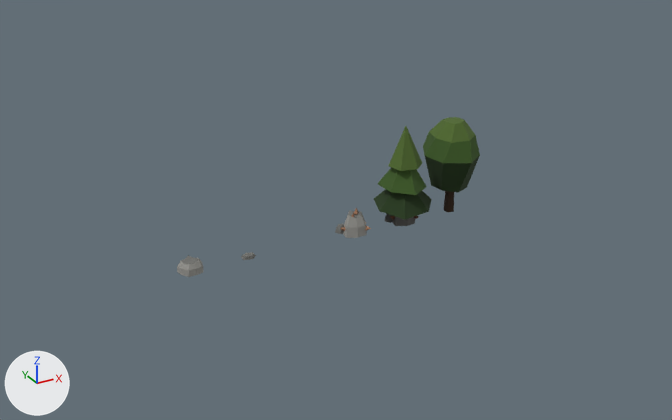
The glTF model assets/props/props.glb as it was, and as the next commit left it.
Before and after are seen from a 50 mm lens placed at (-2.82, -40.25, 8.23), pointed at (5.7, -24.75, 0.48). The axes (+X, +Y, +Z) are drawn at lower left. The lights are the same throughout. The picture after the commit comes second.

In view in the first picture: 'ore', 'ore_dim', 'rock', 'stone', 'tree3d_w2', 'tree3d_w3'.
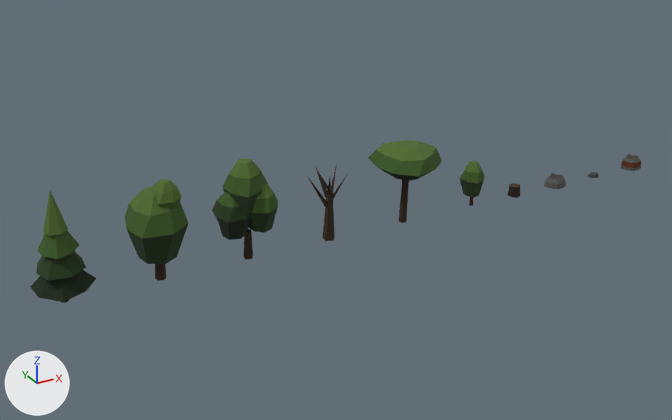
Changed parts and their boxes (x1, y1, x2, y2) in the pictures (672 x 420 px):
'tree_oak', added
    after: (125, 179, 188, 281)
'tree_cluster', added
    after: (212, 158, 278, 260)
'tree_pine', added
    after: (30, 191, 96, 303)
'tree3d_w3', deleted
    before: (423, 117, 480, 212)
'tree3d_w2', deleted
    before: (374, 126, 432, 220)
'tree_umbrella', added
    after: (368, 140, 442, 223)
'ore', recoloured, moved
    before: (335, 208, 371, 238)
    after: (621, 154, 641, 171)
'tree_bare', added
    after: (307, 164, 349, 241)
'tree_young', added
    after: (460, 161, 485, 206)
'rock', recoloured, moved
    before: (177, 255, 203, 277)
    after: (544, 173, 566, 189)
'ore_dim', deleted
    before: (385, 214, 419, 226)
'stump', added
    after: (507, 183, 520, 198)
'stone', moved
    before: (241, 252, 256, 260)
    after: (587, 172, 598, 178)

The change, as a list of edits to the scene's bpy script:
```text
Change mat_p_rock:
    mat_p_rock.base_color: (0.29, 0.287, 0.265) -> (0.089, 0.089, 0.082)  # grey #93928d -> dark grey #545451
Change ob_stone:
    ob_stone.location: (3.6, -25.0, 0.0) -> (12.6, -25.0, 0.0)
Change ob_ore:
    ob_ore.location: (6.0, -25.0, 0.0) -> (13.8, -25.0, 0.0)
Remove ob_ore_dim:
    ob_ore_dim = bpy.data.objects.new('ore_dim', me_ore_dim)
Change ob_rock:
    ob_rock.location: (2.4, -25.0, 0.0) -> (11.4, -25.0, 0.0)
Remove ob_tree3d_w2:
    ob_tree3d_w2 = bpy.data.objects.new('tree3d_w2', me_tree3d_w2)
Remove ob_tree3d_w3:
    ob_tree3d_w3 = bpy.data.objects.new('tree3d_w3', me_tree3d_w3)
Add ob_stump:
    ob_stump = bpy.data.objects.new('stump', me_stump)  # 21 vertices, 38 faces; spans x -0.142..0.166, y -0.162..0.154, z 0.0..0.24; in mat_p_trunk_d (black #21160d), mat_p_trunk_l (brown #453321)
    ob_stump.location = (10.2, -25.0, 0.0)
Add ob_tree_young:
    ob_tree_young = bpy.data.objects.new('tree_young', me_tree_young)  # 38 vertices, 68 faces; spans x -0.257..0.307, y -0.301..0.276, z 0.0..1.02; in mat_t3_leaf (dark green #3b5823), mat_t3_leaf_d (dark green #233817), mat_t3_leaf_l (dark green #50692d), mat_t3_trunk (brown #362517)
    ob_tree_young.location = (9.0, -25.0, 0.0)
Add ob_tree_umbrella:
    ob_tree_umbrella = bpy.data.objects.new('tree_umbrella', me_tree_umbrella)  # 46 vertices, 84 faces; spans x -0.65..0.86, y -0.81..0.74, z 0.0..1.74; in mat_t3_leaf (dark green #3b5823), mat_t3_leaf_l (dark green #50692d), mat_p_leaf_dd (black #152610), mat_t3_trunk (brown #362517)
    ob_tree_umbrella.location = (7.2, -25.0, 0.0)
Add ob_tree_bare:
    ob_tree_bare = bpy.data.objects.new('tree_bare', me_tree_bare)  # 40 vertices, 52 faces; spans x -0.5..0.35, y -0.3..0.36, z 0.0..1.56; in mat_t3_trunk (brown #362517), mat_p_trunk_d (black #21160d)
    ob_tree_bare.location = (5.4, -25.0, 0.0)
Add ob_tree_cluster:
    ob_tree_cluster = bpy.data.objects.new('tree_cluster', me_tree_cluster)  # 94 vertices, 172 faces; spans x -0.59..0.69, y -0.47..0.44, z 0.0..2.02; in mat_t3_leaf (dark green #3b5823), mat_t3_leaf_d (dark green #233817), mat_t3_leaf_l (dark green #50692d), mat_p_leaf_dd (black #152610), mat_t3_trunk (brown #362517)
    ob_tree_cluster.location = (3.6, -25.0, 0.0)
Add ob_tree_oak:
    ob_tree_oak = bpy.data.objects.new('tree_oak', me_tree_oak)  # 66 vertices, 120 faces; spans x -0.55..0.62, y -0.6..0.56, z 0.0..1.98; in mat_t3_leaf (dark green #3b5823), mat_t3_leaf_d (dark green #233817), mat_t3_leaf_l (dark green #50692d), mat_t3_trunk (brown #362517)
    ob_tree_oak.location = (1.8, -25.0, 0.0)
Add ob_tree_pine:
    ob_tree_pine = bpy.data.objects.new('tree_pine', me_tree_pine)  # 42 vertices, 64 faces; spans x -0.52..0.61, y -0.6..0.56, z 0.0..2.16; in mat_t3_leaf (dark green #3b5823), mat_t3_leaf_d (dark green #233817), mat_t3_leaf_l (dark green #50692d), mat_p_leaf_dd (black #152610), mat_t3_trunk (brown #362517)
    ob_tree_pine.location = (0.0, -25.0, 0.0)
```
